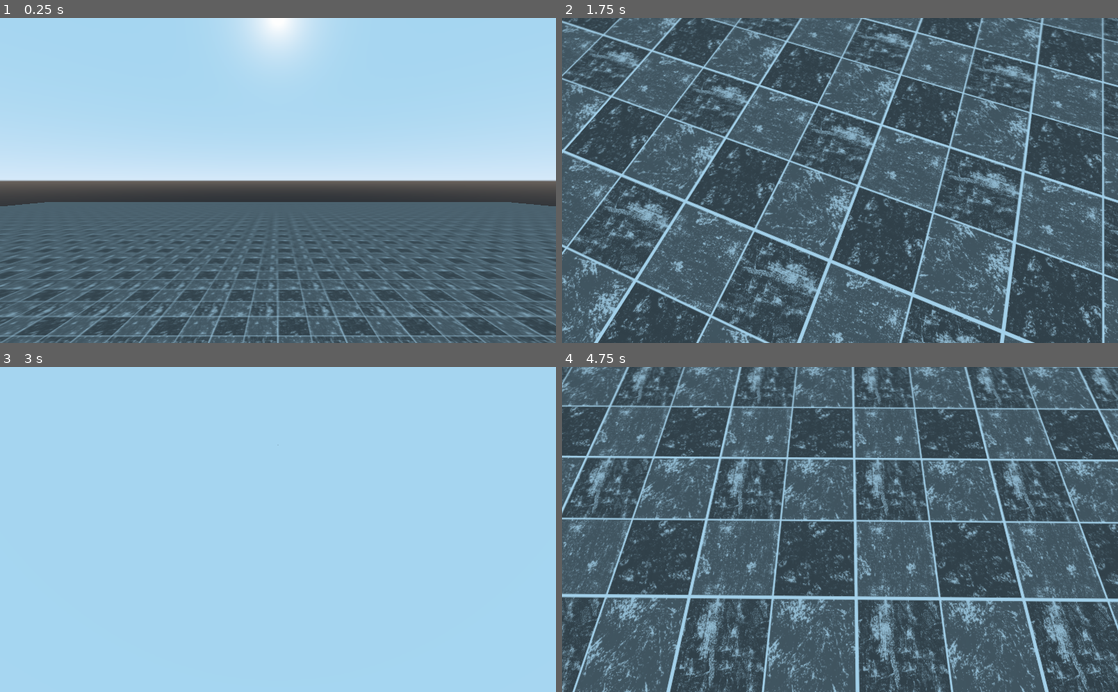
Above: before the commit, frames 1-4 (two rows, left to right).
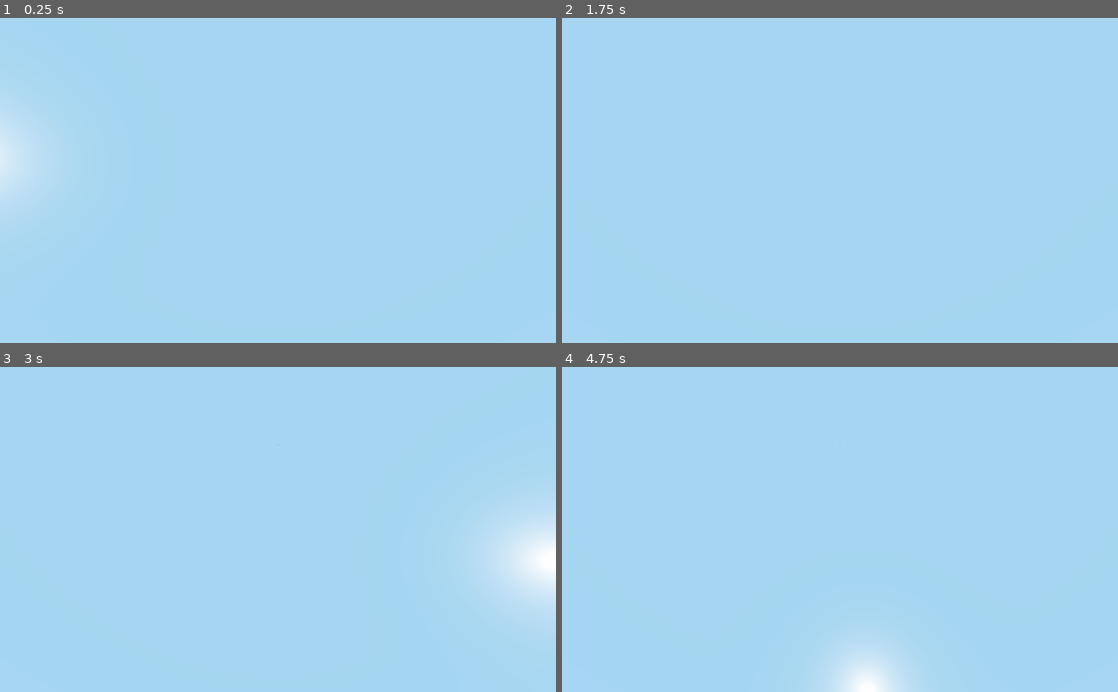
Above: after the commit, the same moments.

Repository: zachary136/PlatformerTest
Game: Godot game, scene res://Scenes/playerTestScene.tscn
Same seed, same stepped clock (60 frames per second), same inputs: the game is played once before the commit and once after it.
Inputs (mouse positions are in pixels of both pictures, inside the frame that each line leads up to):
- Up to frame 1 (0.25 s): no input
- Up to frame 2 (1.75 s): move the mouse to (962, 164) at 0.52 s; hold D (moveRight) 0.53-1.28 s; tap Space (Jump) at 0.6, 0.77, 1.07, 1.35, 1.52 s; move the mouse to (728, 196) at 1.27 s; hold S (moveBackwards) from 1.28 s (still down)
- Up to frame 3 (3 s): tap Space (Jump) at 1.82, 2.1, 2.85 s; move the mouse to (333, 458) at 2.02 s; release S (moveBackwards) at 2.03 s; hold D (moveRight) 2.03-2.78 s; move the mouse to (250, 594) at 2.77 s; hold W (moveForward) from 2.78 s (still down)
- Up to frame 4 (4.75 s): tap Space (Jump) at 3.02, 3.32, 3.6, 3.77, 4.07, 4.35, 4.52 s; move the mouse to (1006, 578) at 3.52 s; release W (moveForward) at 3.53 s; hold A (moveLeft) from 3.53 s (still down); move the mouse to (673, 480) at 4.27 s

The runs differ from the first frame. In frame 1, 59% of the frame differs, in the area x 0-100%, y 0-100%; in frame 2, 97%; in frame 3, 3.2%; in frame 4, 97%.

Commit message:
fps movement

Diff:
--- a/Platformer/Prefabs/FirstPersonPlayer.gd
+++ b/Platformer/Prefabs/FirstPersonPlayer.gd
@@ -24,12 +24,15 @@
 
 # Called when the node enters the scene tree for the first time.
 func _ready():
+	Input.set_mouse_mode(Input.MOUSE_MODE_HIDDEN);
+	lastMousePos = get_viewport().get_mouse_position();
 	pass # Replace with function body.
 
 
 # Called every frame. 'delta' is the elapsed time since the previous frame.
 func _process(delta):
 	getInputs();
+	mouseMovement(delta)
 	MoveCharacter(delta);
 	pass
 
@@ -37,10 +40,12 @@
 	if(!is_on_floor()):
 		UpAxisSpeed -= 18*delta;
 	else:
-		UpAxisSpeed = 0;
 		if(Input.action_press("Jump")):
 			translate(Vector3(0, 20, 0))
-			UpAxisSpeed += 200;
+			UpAxisSpeed = 200;
+		else:
+			UpAxisSpeed = 0;
+			pass
 		pass
 
 
@@ -61,7 +66,7 @@
 	#mouseY = -Input.get_joy_axis(0, 3);
 	#if(abs(mouseY) < .2):
 		#mouseY = 0
-	forwardAxis = Input.get_joy_axis(0, 1) + (Input.get_action_strength("moveForward") - Input.get_action_strength("moveBackwards"));
+	forwardAxis = Input.get_joy_axis(0, 1) + (Input.get_action_strength("moveBackwards") - Input.get_action_strength("moveForward"));
 	if(abs(forwardAxis) < .2):
 		forwardAxis = 0;
 	rightAxis = Input.get_joy_axis(0, 0) + (Input.get_action_strength("moveRight") - Input.get_action_strength("moveLeft"));
@@ -71,9 +76,10 @@
 	axis.clamped(1);
 	pass
 
-func _input(event):
-	if event is InputEventMouseMotion:
-		mouseX = event.speed.x*.01;
-		mouseY = event.speed.y*.01;
-		pass
+func mouseMovement(var delta):
+	var mouseDifference = get_viewport().get_mouse_position() - Vector2(512, 512);
+	mouseX = -mouseDifference.x*delta*5;
+	mouseY = -mouseDifference.y*delta*5;
+	get_viewport().warp_mouse(Vector2(512, 512));
+	lastMousePos = get_viewport().get_mouse_position();
 	pass
--- a/Platformer/project.godot
+++ b/Platformer/project.godot
@@ -18,6 +18,10 @@
 config/name="Platformer"
 run/main_scene="res://Scenes/playerTestScene.tscn"
 config/icon="res://icon.png"
+
+[display]
+
+window/size/fullscreen=true
 
 [input]
 
